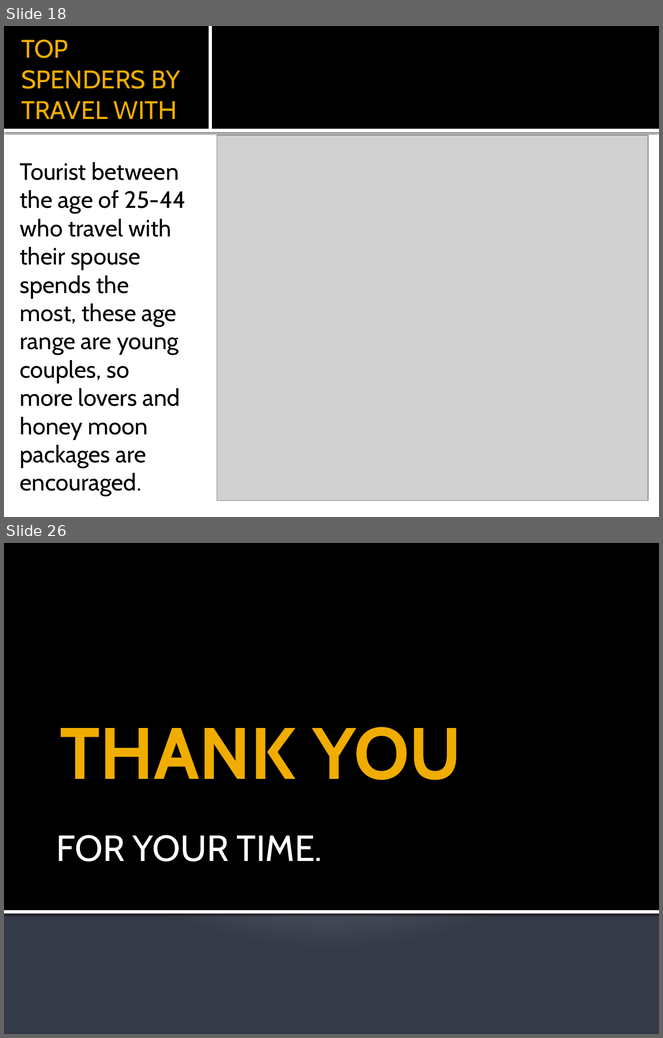
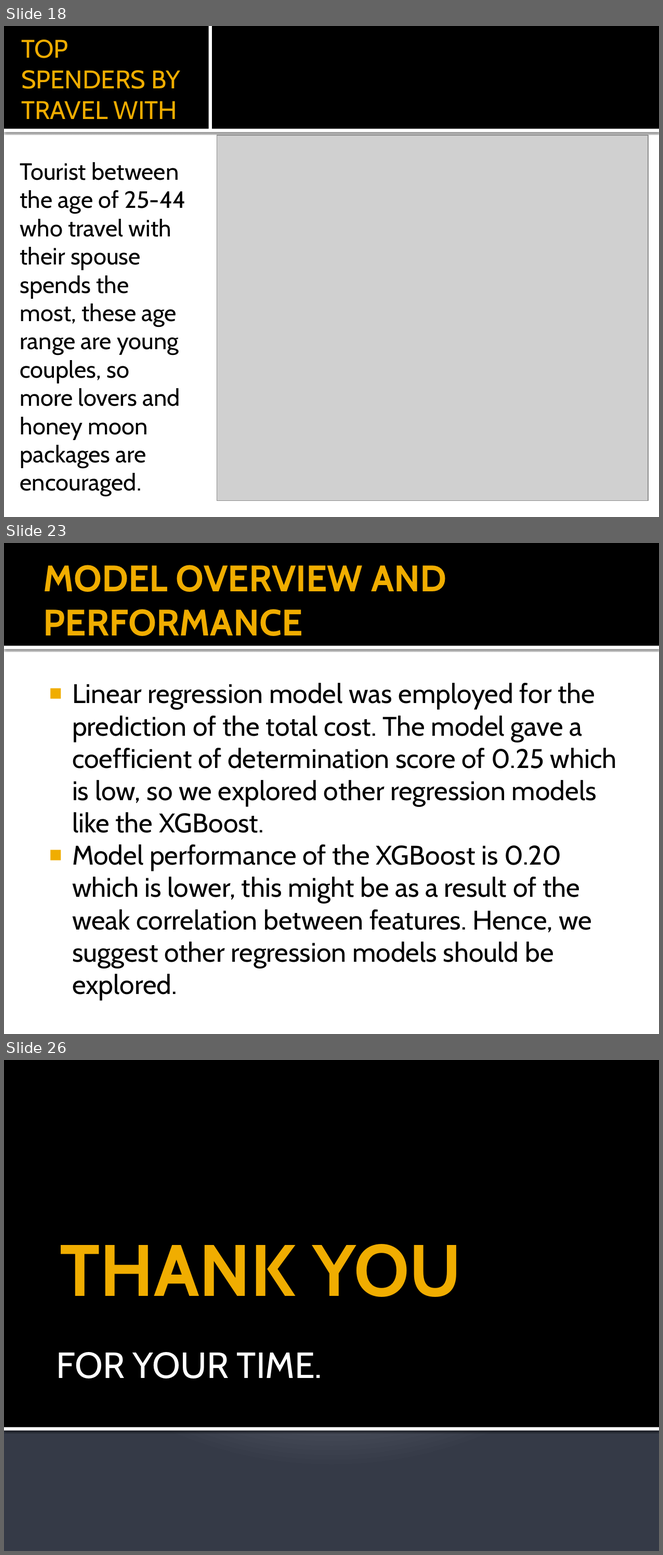
Before and after one commit to SuPaTeT/Code-Plateau-Group-2-Tanzania-Project, a slide deck: TANZANIA TOURIST REPORT.pptx. Shown one above the other, each under a label of ours: slides 18 and 26 before the commit, slides 18, 23 and 26 after it; the slides between them are not shown. The pictures are 663x1038 and 663x1555 pixels, drawn with LibreOffice and Linux fonts; fonts in the diff are those of the drawing; grey boxes stand for pictures. Boxes give left, top, right and bottom in pixels: in the first picture for what was removed or moved away, otherwise in the second. Text is boxed around its words. In the diff, an @@ line names an element or a change of style, - is before the commit and + after.

```diff
--- a/TANZANIA TOURIST REPORT.pptx
+++ b/TANZANIA TOURIST REPORT.pptx
@@ slide 23 added at (x1=4, y1=543, x2=659, y2=1034), background #FFFFFF; not listed: 2 template elements that a slide beside it also shows @@
@@ title added at (x1=44, y1=565, x2=447, y2=636), 40.5 pt, text #F0AD00, bold @@
+MODEL OVERVIEW AND PERFORMANCE
@@ text added at (x1=72, y1=683, x2=617, y2=1000), 29.6 pt, text #000000 @@
+■ Linear regression model was employed for the prediction of the total cost. The model gave a coefficient of determination score of 0.25 which is low, so we explored other regression models like the XGBoost.
+■ Model performance of the XGBoost is 0.20 which is lower, this might be as a result of the weak correlation between features. Hence, we suggest other regression models should be explored.
```
Also in this commit, not shown: 8 slides changed, 3 other slides added, 4 slides removed.
